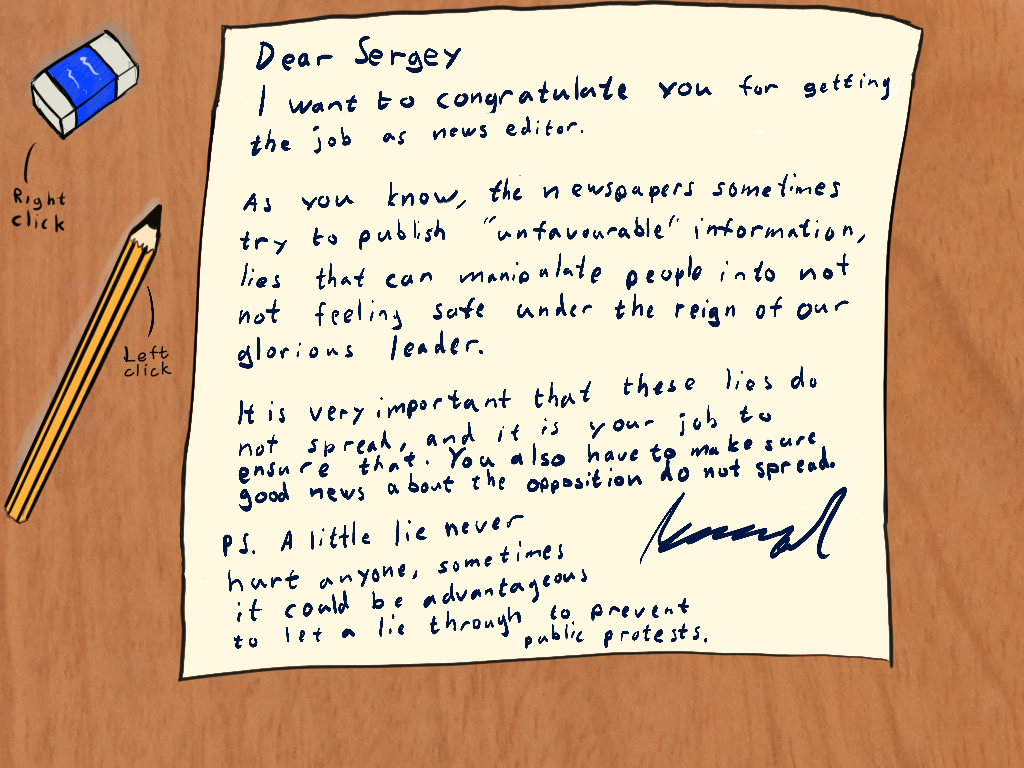
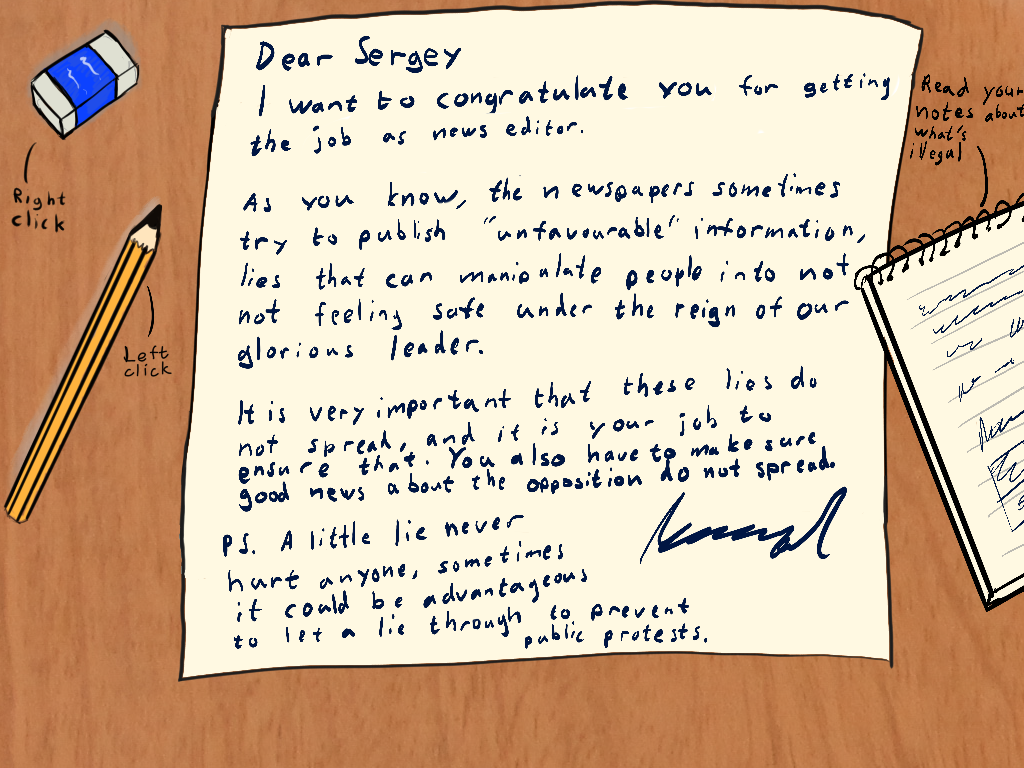
Comparing the layer stacks of the two 1024 x 768 images. Changes:
added group "Layer 13" with 2 layers above "Layer 3" over [854, 101, 1024, 612]
added layer "Layer 12(pasted)" in group "Layer 13" over [854, 101, 1024, 612]
added layer "Layer 11(pasted)" in group "Layer 13" over [854, 101, 1024, 612]
painted on "Layer 4" over [854, 74, 1024, 612]
